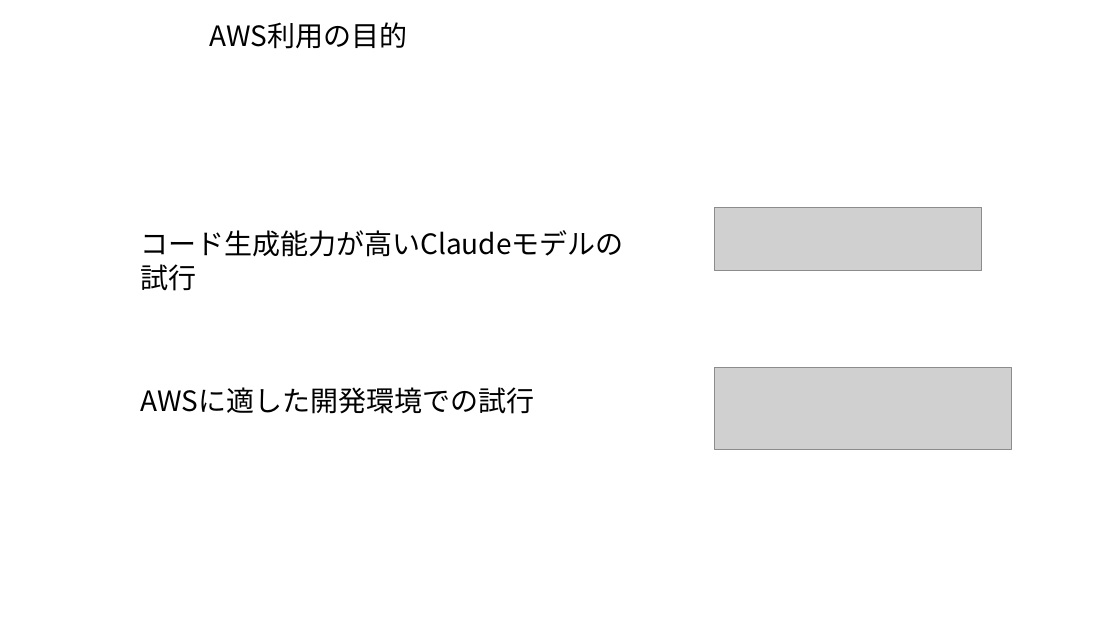
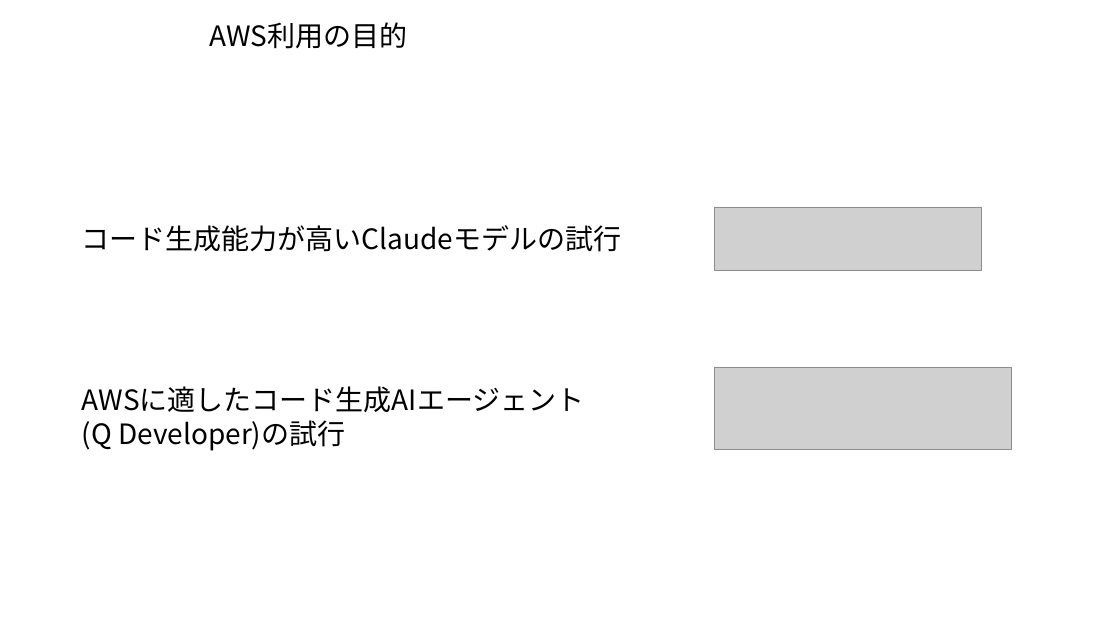
Before and after one commit to kiri0408/tyaga, a slide deck: slide 4 of aws_memo.pptx (slide 2 before the commit). Drawn at 1120x630 pixels with LibreOffice and Linux fonts; fonts in the diff are those of the drawing; grey boxes stand for pictures. Boxes give left, top, right and bottom in pixels: in the first picture for what was removed or moved away, otherwise in the second. Text is boxed around its words. In the diff, an @@ line names an element or a change of style, - is before the commit and + after.

```diff
--- a/aws_memo.pptx
+++ b/aws_memo.pptx
@@ text "コード生成能力が高いClaudeモデルの試行" rewrapped from box(140, 230, 623, 257) to box(82, 225, 621, 252) @@
@@ text at box(82, 386, 585, 451): text changed @@
-AWSに適した開発環境での試行
+AWSに適したコード生成AIエージェント
+(Q Developer)の試行
```
Also in this commit, not shown: 4 other slides changed, 3 slides added.
